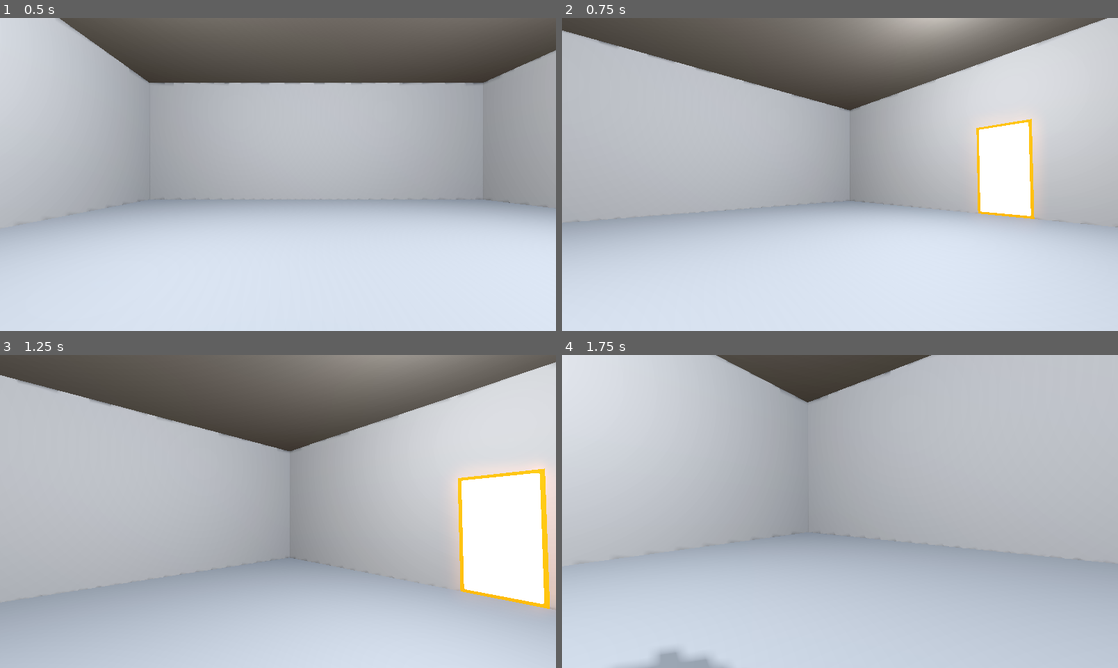
Above: before the commit, frames 1-4 (two rows, left to right).
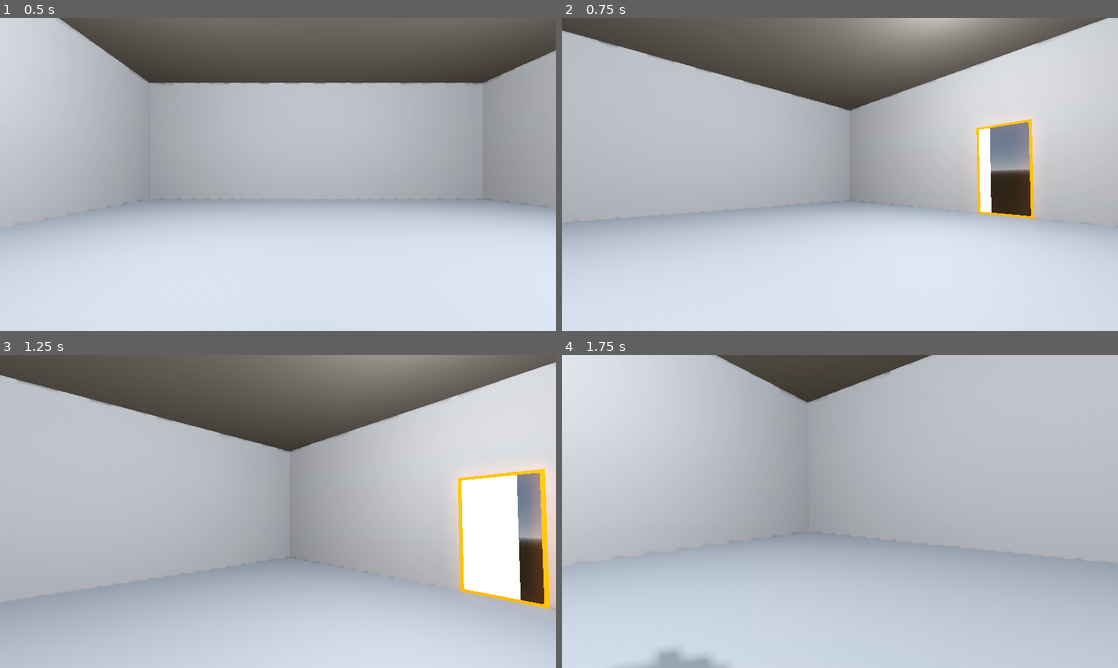
Above: after the commit, the same moments.

Repository: brenioks/portals
Game: Godot game, scene res://assets/levels/lvl1.tscn
Two runs of this game, one before a commit and one after it. Both use one fixed random seed, a clock stepped at 60 frames per second and the inputs below.
Inputs (mouse positions are in pixels of both pictures, inside the frame that each line leads up to):
- Up to frame 1 (0.5 s): no input
- Up to frame 2 (0.75 s): move the mouse to (867, 174) at 0.52 s; hold W (forward) from 0.53 s (still down)
- Up to frame 3 (1.25 s): keep holding W (forward); tap Space (jump) at 0.77 s
- Up to frame 4 (1.75 s): keep holding W (forward); move the mouse to (812, 511) at 1.27 s; tap Space (jump) at 1.52 s

Frame 1 is identical in both runs. In frame 2, 2.0% of the frame differs, in the area x 76-85%, y 33-64%; in frame 3, 1.7%; in frame 4, nothing differs.

Commit message:
portal view attempt #1
_Only portal A has this feature._

Diff:
--- a/assets/levels/lvl1.tscn
+++ b/assets/levels/lvl1.tscn
@@ -35,7 +35,7 @@
 adjustment_enabled = true
 
 [sub_resource type="ViewportTexture" id="ViewportTexture_f2nbl"]
-viewport_path = NodePath("/root/@EditorNode@17122/@Panel@13/@VBoxContainer@14/@HSplitContainer@17/@HSplitContainer@25/@HSplitContainer@33/@VBoxContainer@34/@VSplitContainer@36/@VSplitContainer@61/@VBoxContainer@62/@PanelContainer@109/MainScreen/@CanvasItemEditor@9461/@VSplitContainer@9280/@HSplitContainer@9282/@HSplitContainer@9284/@Control@9285/@SubViewportContainer@9286/@SubViewport@9287/World/PORTALS/PortalA/SubViewport")
+viewport_path = NodePath("SubViewport")
 
 [sub_resource type="AnimatedTexture" id="AnimatedTexture_30bv6"]
 frames = 4
@@ -76,7 +76,7 @@
 point_size = 13.9
 
 [sub_resource type="ViewportTexture" id="ViewportTexture_5uml2"]
-viewport_path = NodePath("/root/@EditorNode@17122/@Panel@13/@VBoxContainer@14/@HSplitContainer@17/@HSplitContainer@25/@HSplitContainer@33/@VBoxContainer@34/@VSplitContainer@36/@VSplitContainer@61/@VBoxContainer@62/@PanelContainer@109/MainScreen/@CanvasItemEditor@9461/@VSplitContainer@9280/@HSplitContainer@9282/@HSplitContainer@9284/@Control@9285/@SubViewportContainer@9286/@SubViewport@9287/World/PORTALS/PortalB/SubViewport")
+viewport_path = NodePath("SubViewport")
 
 [sub_resource type="StandardMaterial3D" id="StandardMaterial3D_6gyxo"]
 render_priority = 2
--- a/assets/scripts/portals.gd
+++ b/assets/scripts/portals.gd
@@ -22,5 +22,13 @@
 	#if !Engine.is_editor_hint():
 	PortalACamera.global_position = PortalBMesh.global_position
 	PortalBCamera.global_position = PortalAMesh.global_position
-	PortalACamera.rotation = PortalB.rotation + Vector3(0, deg_to_rad(180), 0)#deg_to_rad(PortalACamera.position.angle_to(Player.position))
-	PortalBCamera.rotation = PortalA.rotation + Vector3(0, deg_to_rad(180), 0)#deg_to_rad(PortalACamera.position.angle_to(Player.position))
+	PortalACamera.rotation = PortalB.rotation + Vector3(0, deg_to_rad(180), 0)
+	PortalBCamera.rotation = PortalA.rotation + Vector3(0, deg_to_rad(180), 0)
+	if !Engine.is_editor_hint():
+
+		var PortalA_PointA = Player.position + PortalACamera.position
+		var PortalA_AngleA = PortalACamera.position.angle_to(Player.position)
+		var PortalA_AngleB = PortalA_AngleA + PI
+		var PortalA_PointB = PortalACamera.position.rotated(PortalA_PointA, PortalA_AngleB)
+		PortalACamera.rotation.y += PortalA_AngleB#deg_to_rad(PortalACamera.position.angle_to(PortalA_PointB))#deg_to_rad(PortalACamera.position.angle_to(Player.position))
+		#PortalBCamera.rotation.y += deg_to_rad(PortalBCamera.position.angle_to(Player.position))
Not shown, added: sources_references.txt
